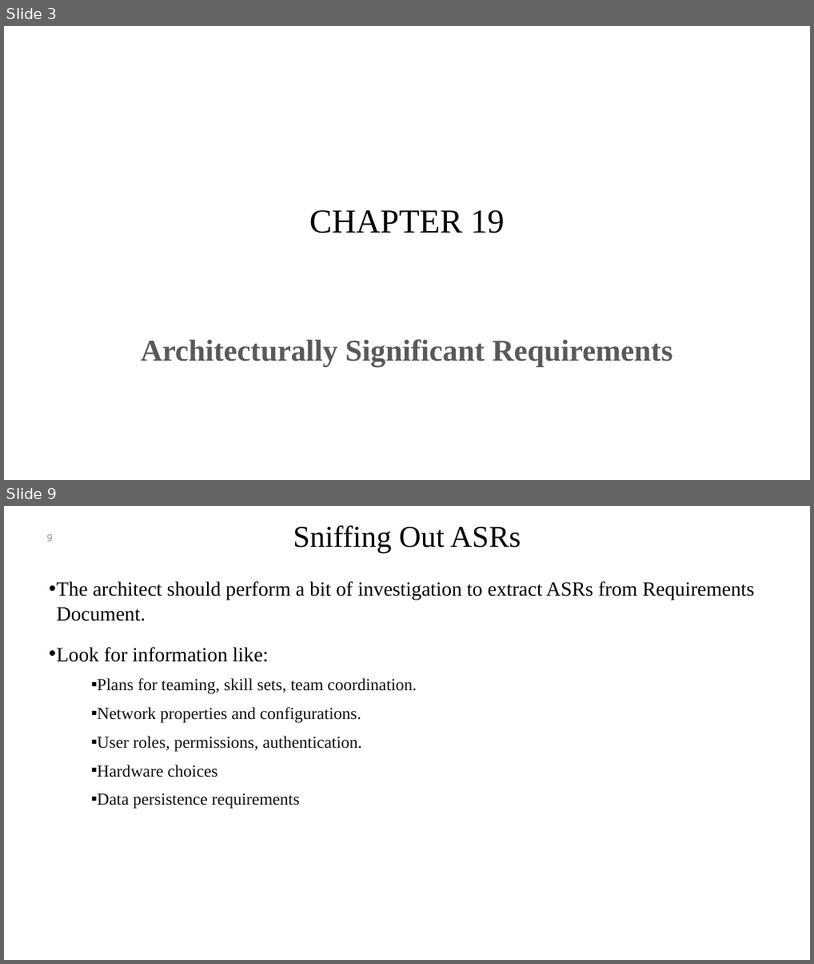
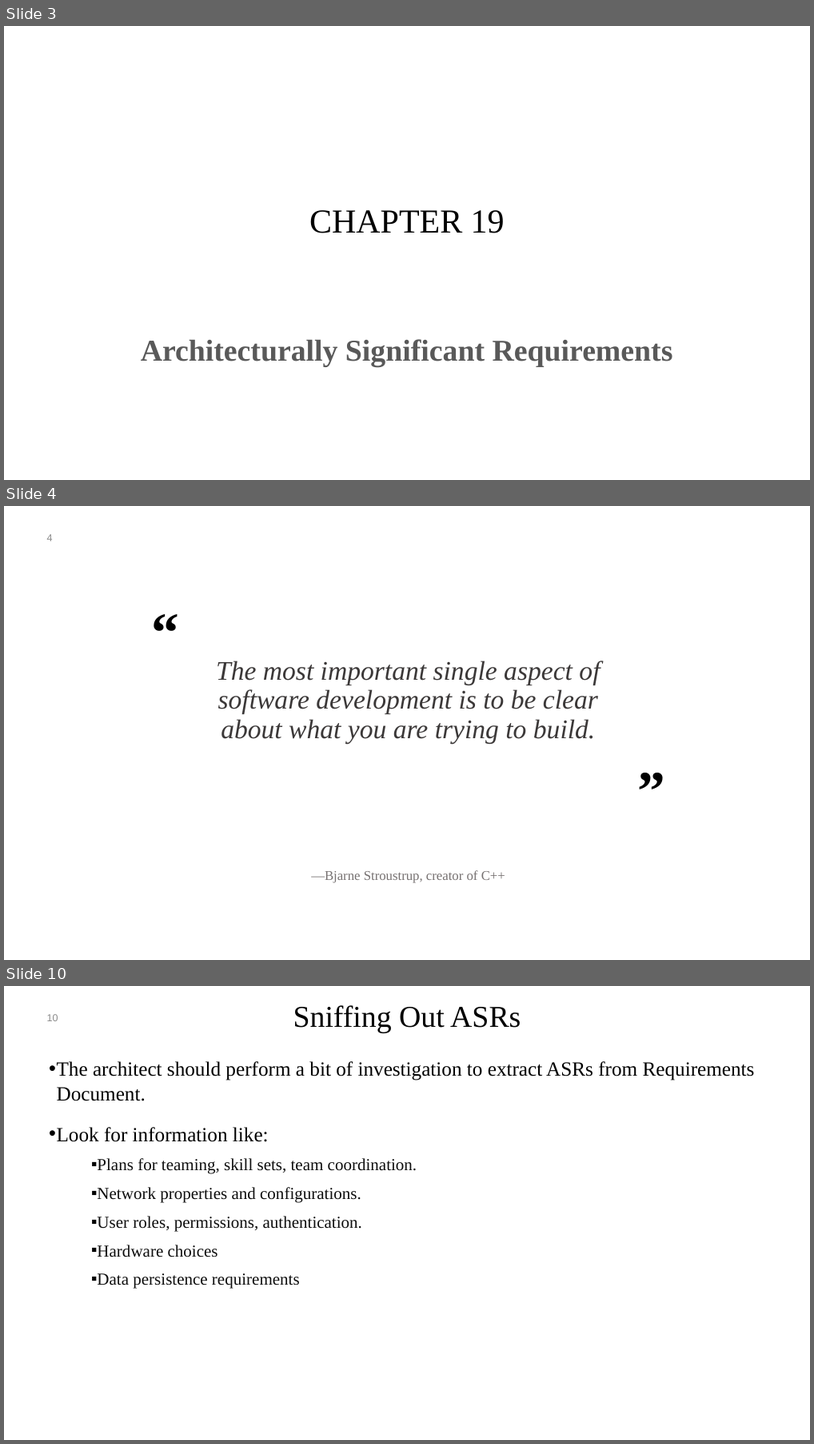
Before and after one commit to mohamad-khorsandi/slides-of-software-architecture-in-practice-4th-ed, a slide deck: chapter 19.pptx. Shown one above the other, each under a label of ours: slides 3 and 9 before the commit, slides 3, 4 and 10 after it; the slides between them are not shown. The pictures are 814x964 and 814x1444 pixels, drawn with LibreOffice and Linux fonts; fonts in the diff are those of the drawing; background and template pictures are left out. Boxes give left, top, right and bottom in pixels: in the first picture for what was removed or moved away, otherwise in the second. Text is boxed around its words. In the diff, an @@ line names an element or a change of style, - is before the commit and + after.

```diff
--- a/chapter 19.pptx
+++ b/chapter 19.pptx
@@ slide 4 added at (4, 506, 810, 960), background #FFFFFF @@
@@ page number added at (47, 534, 53, 541), 12 pt, text #8C8C8C @@
+4
@@ text added at (127, 592, 204, 666), 66 pt, text #000000, bold @@
+“
@@ text added at (216, 660, 600, 743), 32 pt, text #3B3838, italic @@
+The most important single aspect of software development is to be clear about what you are trying to build.
@@ text added at (613, 751, 690, 824), 66 pt, text #000000, bold @@
+”
@@ text added at (311, 870, 506, 883), 16 pt, text #767171 @@
+—Bjarne Stroustrup, creator of C++
@@ what was slide 9 is now slide 10 @@
@@ page number at (47, 1014, 58, 1021): text changed @@
-9
+10
```
Also in this commit, not shown: 5 slides changed, 6 other files.
